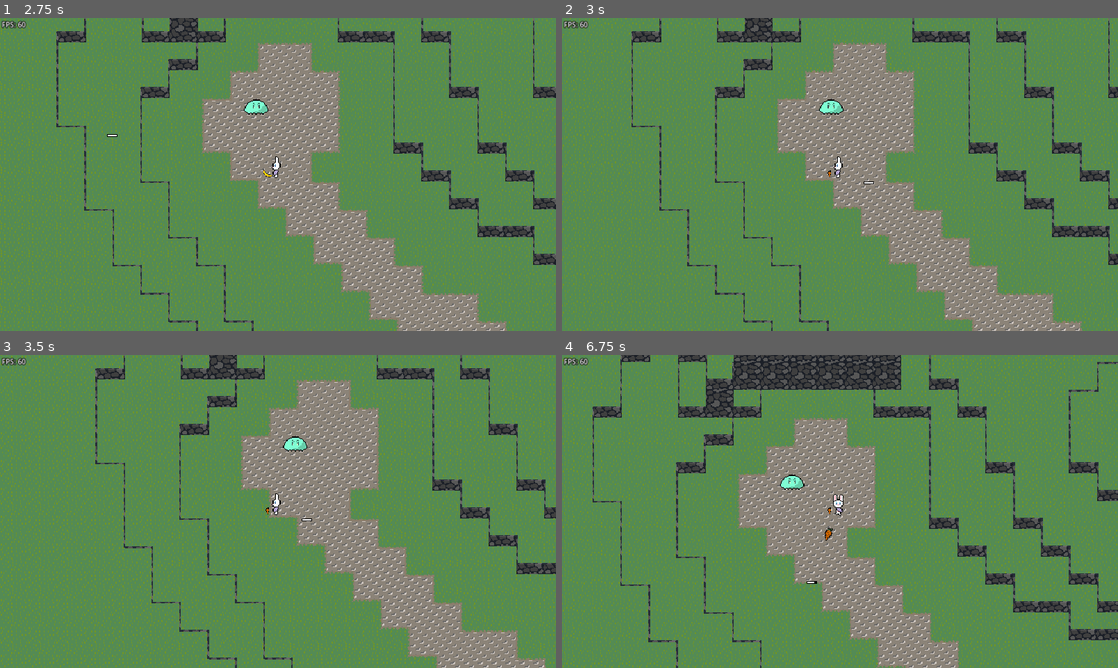
Above: before the commit, frames 1-4 (two rows, left to right).
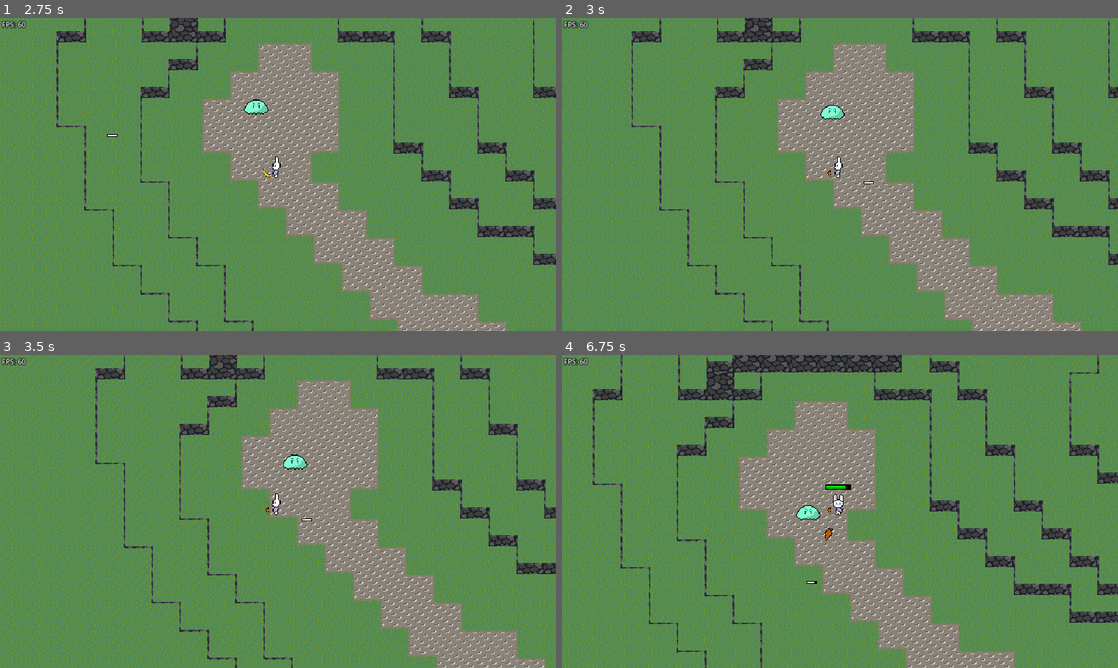
Above: after the commit, the same moments.

Repository: Marcelono1748/Tic_Tac_Toe
Game: Godot game, scene res://World/terrain.tscn
Two runs of this game, one before a commit and one after it. Both use one fixed random seed, a clock stepped at 60 frames per second and the inputs below.
Inputs (mouse positions are in pixels of both pictures, inside the frame that each line leads up to):
- Up to frame 1 (2.75 s): tap Enter at 0.5 s; move the mouse to (250, 237) at 0.52 s; press the mouse at (250, 237) at 0.53 s; hold Up (ui_up) 0.53-2.03 s; move the mouse to (444, 221) at 1.27 s; release the mouse at (444, 221) at 1.28 s; tap Tab (Switch Weapon) at 1.35 s; move the mouse to (111, 127) at 2.02 s; press the mouse at (111, 127) at 2.03 s; hold Left (ui_left) from 2.03 s (still down)
- Up to frame 2 (3 s): keep holding Left (ui_left); move the mouse to (867, 174) at 2.77 s; release the mouse at (867, 174) at 2.78 s; tap Tab (Switch Weapon) at 2.85 s
- Up to frame 3 (3.5 s): keep holding Left (ui_left)
- Up to frame 4 (6.75 s): move the mouse to (756, 433) at 3.52 s; release Left (ui_left) at 3.53 s; press the mouse at (756, 433) at 3.53 s; hold Down (ui_down) 3.53-4.28 s; move the mouse to (962, 495) at 4.27 s; release the mouse at (962, 495) at 4.28 s; hold Right (ui_right) 4.28-5.03 s; tap Tab (Switch Weapon) at 4.35, 5.85 s; move the mouse to (728, 527) at 5.02 s; press the mouse at (728, 527) at 5.03 s; hold Up (ui_up) 5.03-5.78 s; move the mouse to (895, 442) at 5.77 s; release the mouse at (895, 442) at 5.78 s; hold Right (ui_right) from 5.78 s (still down); move the mouse to (812, 574) at 6.52 s; press the mouse at (812, 574) at 6.53 s

Frame 1 is identical in both runs. In frame 2, 0.2% of the frame differs, in the area x 46-51%, y 26-33%; in frame 3, 0.3%; in frame 4, 35%, in the area x 0-100%, y 0-100%.

Commit message:
updated certain things

Diff:
--- a/Projekt Inżynierka/Characters/Mobs/Slime/slime.gd
+++ b/Projekt Inżynierka/Characters/Mobs/Slime/slime.gd
@@ -9,22 +9,28 @@
 var stats = null
 var blink = null
 var action = null
+var plstats = null
 enum{
 	Neutral,
-	Attack
+	Attack,
+	Death
 }
 
 func _ready():
 	action = Neutral
 	stats = $NPCStats
 	blink = $Blink
+	plstats = PlayerStats
 func _physics_process(_delta):
-	var invec = Vector2.ZERO
+
 	match action:
 		Neutral:
-			print("A mimir")
+			velocity = Vector2.ZERO
 		Attack:
-			print("PitbullModeActivated")
+			Follow()
+		Death:
+			RIP()
+	move_and_slide()
 
 func _on_hurtbox_area_entered(_area):
 	if stats.hp > 0:
@@ -32,9 +38,8 @@
 	stats.hp = stats.hp - _area.damage
 
 func _on_stats_no_hp():
-	stats.spd = 0
-	await get_tree().create_timer(0.5).timeout
-	queue_free()
+	action = Death
+
 
 func _on_blink_hurtbox_disable():
 	$hurtbox/CollisionShape2D.set_deferred("disabled",true)
@@ -59,3 +64,17 @@
 
 func _on_detection_range_area_entered(area):
 	action = Attack
+
+func _on_detection_range_area_exited(area):
+	action = Neutral
+	print("mamussy")
+func Follow():
+	var PlayerPosition = plstats.Location
+	var dir = (PlayerPosition - global_position).normalized()
+	velocity = velocity.move_toward(dir*stats.spd, stats.spd)
+
+func RIP():
+	stats.spd = 0
+	velocity = Vector2.ZERO
+	await get_tree().create_timer(0.5).timeout
+	queue_free()
--- a/Projekt Inżynierka/Characters/Mobs/Slime/slime.tscn
+++ b/Projekt Inżynierka/Characters/Mobs/Slime/slime.tscn
@@ -41,14 +41,14 @@
 texture_margin_bottom = 1.0
 
 [sub_resource type="CircleShape2D" id="CircleShape2D_gycot"]
-radius = 100.0
+radius = 70.0
 
 [node name="Slime" type="CharacterBody2D"]
 z_index = 1
 texture_filter = 1
 texture_repeat = 1
 collision_layer = 8
-collision_mask = 87
+collision_mask = 83
 script = ExtResource("1_ptcw1")
 
 [node name="Sprite2D" type="Sprite2D" parent="."]
@@ -64,7 +64,7 @@
 
 [node name="hurtbox" parent="." instance=ExtResource("3_xaiuh")]
 collision_layer = 8
-collision_mask = 96
+collision_mask = 32
 script = ExtResource("4_c4ura")
 
 [node name="CollisionShape2D" parent="hurtbox" index="0"]
@@ -76,7 +76,7 @@
 [node name="Blink" parent="." instance=ExtResource("5_abs8j")]
 
 [node name="NPCStats" parent="." instance=ExtResource("4_rs28y")]
-Basespd = 40
+Basespd = 30
 Basehp = 4
 Baseslow = 0.3
 
@@ -121,6 +121,7 @@
 input_pickable = false
 
 [node name="CollisionShape2D" parent="DetectionRange" index="0"]
+z_index = 3
 shape = SubResource("CircleShape2D_gycot")
 
 [connection signal="area_entered" from="hurtbox" to="." method="_on_hurtbox_area_entered"]
@@ -132,6 +133,7 @@
 [connection signal="hpFlux" from="NPCStats" to="Health Bar" method="_on_npc_stats_hp_flux"]
 [connection signal="hpSend" from="NPCStats" to="Health Bar" method="_on_npc_stats_hp_send"]
 [connection signal="area_entered" from="DetectionRange" to="." method="_on_detection_range_area_entered"]
+[connection signal="area_exited" from="DetectionRange" to="." method="_on_detection_range_area_exited"]
 
 [editable path="hurtbox"]
 [editable path="NPCStats"]
--- a/Projekt Inżynierka/Characters/Mobs/Player/PlayerChar.gd
+++ b/Projekt Inżynierka/Characters/Player/PlayerChar.gd
@@ -3,7 +3,8 @@
 
 enum{
 	Movement,
-	Attack
+	Attack,
+	Respawn,
 }
 enum{
 	Weapon0,
@@ -41,6 +42,7 @@
 	WeaponType = Weapon0
 	projectile = stats.Carrot_Projectile
 	AttackDelayBar.value = AttackDelayBar.max_value
+	stats.Location = global_position
 
 	AnimStat = AnimTree.get("parameters/playback")
 	AttackTimerSwitch()
@@ -67,13 +69,14 @@
 
 
 func to_MVE():
-
+	stats.Location = global_position
 	var invec = Vector2.ZERO
 	invec.y = Input.get_action_strength("ui_down") - Input.get_action_strength("ui_up")
 	invec.x = Input.get_action_strength("ui_right") - Input.get_action_strength("ui_left")
 	invec=invec.normalized()
 
 	if invec != Vector2.ZERO:
+
 		AnimTree.set("parameters/Idles/blend_position", invec)
 		AnimTree.set("parameters/Walks/blend_position", invec)
 		AnimStat.travel("Walks")
@@ -113,17 +116,7 @@
 
 
 func _on_stats_no_hp():
-	stats.spd = 0
-	await get_tree().create_timer(0.5).timeout
-	_on_blink_sprite_visible_false()
-
-	await get_tree().create_timer(1).timeout
-	position.x = 100
-	position.y = 120
-
-	_on_blink_sprite_visible_true()
-	stats.spd = stats.Basespd
-	stats.hp = stats.Basehp
+	to_RSPWN()
 
 
 func _on_blink_hurtbox_disable():
@@ -134,8 +127,8 @@
 
 
 func _on_blink_hurtbox_enable():
+	set_collision_mask_value(4,true)
 	$hurtbox/CollisionShape2D.set_deferred("disabled",false)
-	set_collision_mask_value(4,true)
 	stats.spd = stats.Basespd
 
 
@@ -185,3 +178,17 @@
 	AttackTimerChunk = AttackDelayBar.max_value / AttackDelayTimer.wait_time
 func AttackDelayBarUpdater():
 	AttackDelayBar.value = AttackDelayBar.max_value - (AttackTimerChunk * AttackDelayTimer.time_left)
+
+func to_RSPWN():
+	stats.spd = 0
+	velocity - Vector2.ZERO
+	await get_tree().create_timer(0.5).timeout
+	_on_blink_sprite_visible_false()
+
+	await get_tree().create_timer(1).timeout
+	position.x = 300
+	position.y = 300
+
+	_on_blink_sprite_visible_true()
+	stats.spd = stats.Basespd
+	stats.hp = stats.Basehp
--- a/Projekt Inżynierka/Characters/Mobs/Player/PlayerStats.gd
+++ b/Projekt Inżynierka/Characters/Player/PlayerStats.gd
@@ -6,12 +6,15 @@
 @export var BaseCarrotRate = 0.5
 @export var BaseBananaRate = 0.5
 
+
 @onready var spd = Basespd
 @onready var slow = Baseslow
 @onready var slowed = spd*slow
 @onready var CarrotRate = BaseCarrotRate
 @onready var BananaRate = BaseBananaRate
 @onready var hp = Basehp : set = hpChange
+
+var Location = 0
 
 const Carrot_Projectile = preload("res://Objects/Carrot_Projectile.tscn")
 const Banana_Projectile = preload("res://Objects/Banana_Projectile.tscn")
--- a/Projekt Inżynierka/Characters/Mobs/Player/player_char.tscn
+++ b/Projekt Inżynierka/Characters/Player/player_char.tscn
@@ -1,9 +1,9 @@
 [gd_scene load_steps=38 format=3 uid="uid://clbwyosog7v28"]
 
-[ext_resource type="Script" path="res://Characters/Mobs/Player/PlayerChar.gd" id="1_nn2kb"]
+[ext_resource type="Script" path="res://Characters/Player/PlayerChar.gd" id="1_nn2kb"]
 [ext_resource type="Texture2D" uid="uid://kxj1og80u58v" path="res://Textures/Chars/Player/Char_Sheet.png" id="2_kasjp"]
 [ext_resource type="PackedScene" uid="uid://iuvl7ua754cj" path="res://Universal_Properties/hurtbox.tscn" id="3_f8bno"]
-[ext_resource type="Script" path="res://Characters/Mobs/Player/PlayerHUD.gd" id="5_gf0ci"]
+[ext_resource type="Script" path="res://Characters/Player/PlayerHUD.gd" id="5_gf0ci"]
 [ext_resource type="PackedScene" uid="uid://bf18b1nctkkll" path="res://Universal_Properties/blink.tscn" id="5_ljyhn"]
 [ext_resource type="Texture2D" uid="uid://dagk3yaab1um4" path="res://Textures/UI/Health.png" id="6_8trgp"]
 [ext_resource type="Texture2D" uid="uid://bgsgdviy4ejjx" path="res://Textures/UI/HealthLow.png" id="7_niwbu"]
@@ -210,7 +210,7 @@
 
 [node name="PlayerChar" type="CharacterBody2D"]
 collision_layer = 4
-collision_mask = 27
+collision_mask = 19
 script = ExtResource("1_nn2kb")
 
 [node name="Player_Sprite" type="Sprite2D" parent="."]
@@ -233,11 +233,9 @@
 parameters/Walks/blend_position = Vector2(0, 0.001)
 
 [node name="CollisionShape2D" type="CollisionShape2D" parent="."]
-visible = false
 shape = SubResource("CapsuleShape2D_iw4sf")
 
 [node name="hurtbox" parent="." instance=ExtResource("3_f8bno")]
-visible = false
 collision_layer = 4
 collision_mask = 8
 
--- a/Projekt Inżynierka/Characters/Mobs/Player/player_stats.tscn
+++ b/Projekt Inżynierka/Characters/Player/player_stats.tscn
@@ -1,7 +1,7 @@
 [gd_scene load_steps=3 format=3 uid="uid://d1obsn0dt0e2t"]
 
 [ext_resource type="PackedScene" uid="uid://dgrw1r21ot1wd" path="res://Universal_Properties/NPCstats.tscn" id="1_pjp1u"]
-[ext_resource type="Script" path="res://Characters/Mobs/Player/PlayerStats.gd" id="2_i43bj"]
+[ext_resource type="Script" path="res://Characters/Player/PlayerStats.gd" id="2_i43bj"]
 
 [node name="PlayerStats" instance=ExtResource("1_pjp1u")]
 script = ExtResource("2_i43bj")
--- a/Projekt Inżynierka/World/terrain.tscn
+++ b/Projekt Inżynierka/World/terrain.tscn
@@ -1,6 +1,6 @@
 [gd_scene load_steps=20 format=3 uid="uid://bxo32bwvtbsg4"]
 
-[ext_resource type="PackedScene" uid="uid://clbwyosog7v28" path="res://Characters/Mobs/Player/player_char.tscn" id="1_vwf4s"]
+[ext_resource type="PackedScene" uid="uid://clbwyosog7v28" path="res://Characters/Player/player_char.tscn" id="1_vwf4s"]
 [ext_resource type="Texture2D" uid="uid://c0tlwp670r2cr" path="res://Textures/Terrain/Terrain/Sand.png" id="2_i5bxr"]
 [ext_resource type="PackedScene" uid="uid://be8hsyd0onn77" path="res://Objects/Plant.tscn" id="2_nxh73"]
 [ext_resource type="Texture2D" uid="uid://0mxsfr3iwt00" path="res://Textures/Terrain/Terrain/Grass.png" id="3_1h61o"]
--- a/Projekt Inżynierka/project.godot
+++ b/Projekt Inżynierka/project.godot
@@ -16,7 +16,7 @@
 
 [autoload]
 
-PlayerStats="*res://Characters/Mobs/Player/player_stats.tscn"
+PlayerStats="*res://Characters/Player/player_stats.tscn"
 
 [display]
 
Renamed: Projekt Inżynierka/Characters/Mobs/Player/PlayerHUD.gd -> Projekt Inżynierka/Characters/Player/PlayerHUD.gd
Not shown: 2 places in Projekt Inżynierka/Objects/Banana_Projectile.tscn that only renumber resources
Not shown: 2 places in Projekt Inżynierka/Objects/Carrot_Projectile.tscn that only renumber resources
